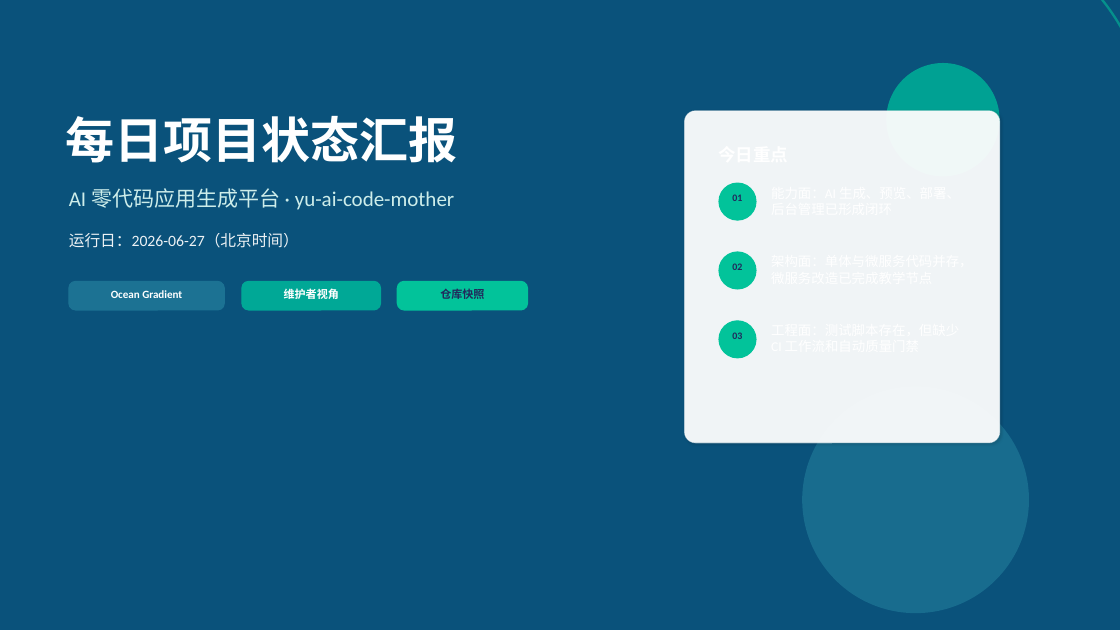
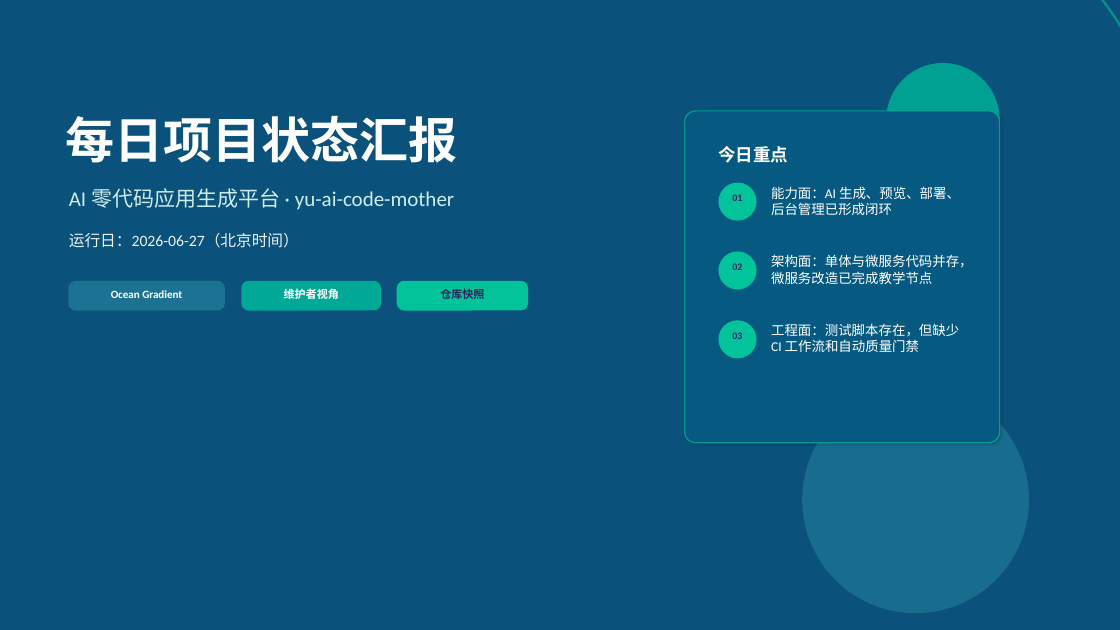
Before and after one commit to liyupi/yu-ai-code-mother, a slide deck: slide 1 of docs/reports/project-status-2026-06-27.pptx. Drawn at 1120x630 pixels with LibreOffice and Linux fonts; fonts in the diff are those of the drawing. Boxes give left, top, right and bottom in pixels: in the first picture for what was removed or moved away, otherwise in the second. Text is boxed around its words. In the diff, an @@ line names an element or a change of style, - is before the commit and + after.

```diff
--- a/docs/reports/project-status-2026-06-27.pptx
+++ b/docs/reports/project-status-2026-06-27.pptx
@@ rounded rectangle at bbox=[685, 111, 1000, 443]: fill #FFFFFF at 94% opacity to #065A82; outline #FFFFFF 1 pt to #02C39A 1 pt @@
@@ text added at bbox=[718, 146, 788, 163], 15 pt, text #FFFFFF, bold @@
+今日重点
@@ text added at bbox=[771, 186, 960, 215], 11.5 pt, text #FFFFFF @@
+能力面：AI 生成、预览、部署、后台管理已形成闭环
@@ text added at bbox=[771, 254, 973, 284], 11.5 pt, text #FFFFFF @@
+架构面：单体与微服务代码并存，微服务改造已完成教学节点
@@ text added at bbox=[771, 323, 959, 352], 11.5 pt, text #FFFFFF @@
+工程面：测试脚本存在，但缺少 CI 工作流和自动质量门禁
```
Also in this commit, not shown: 9 other slides changed.
